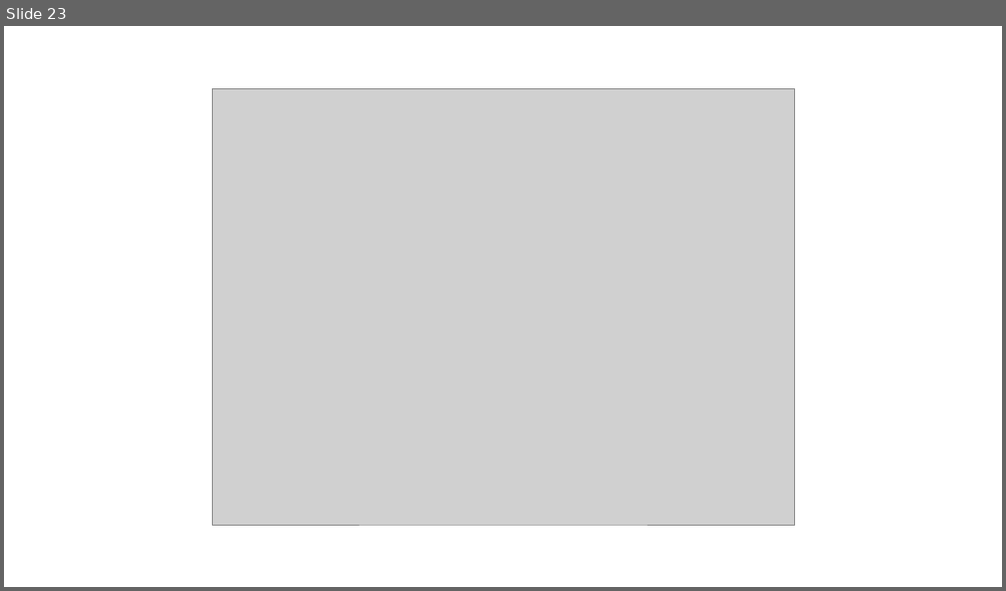
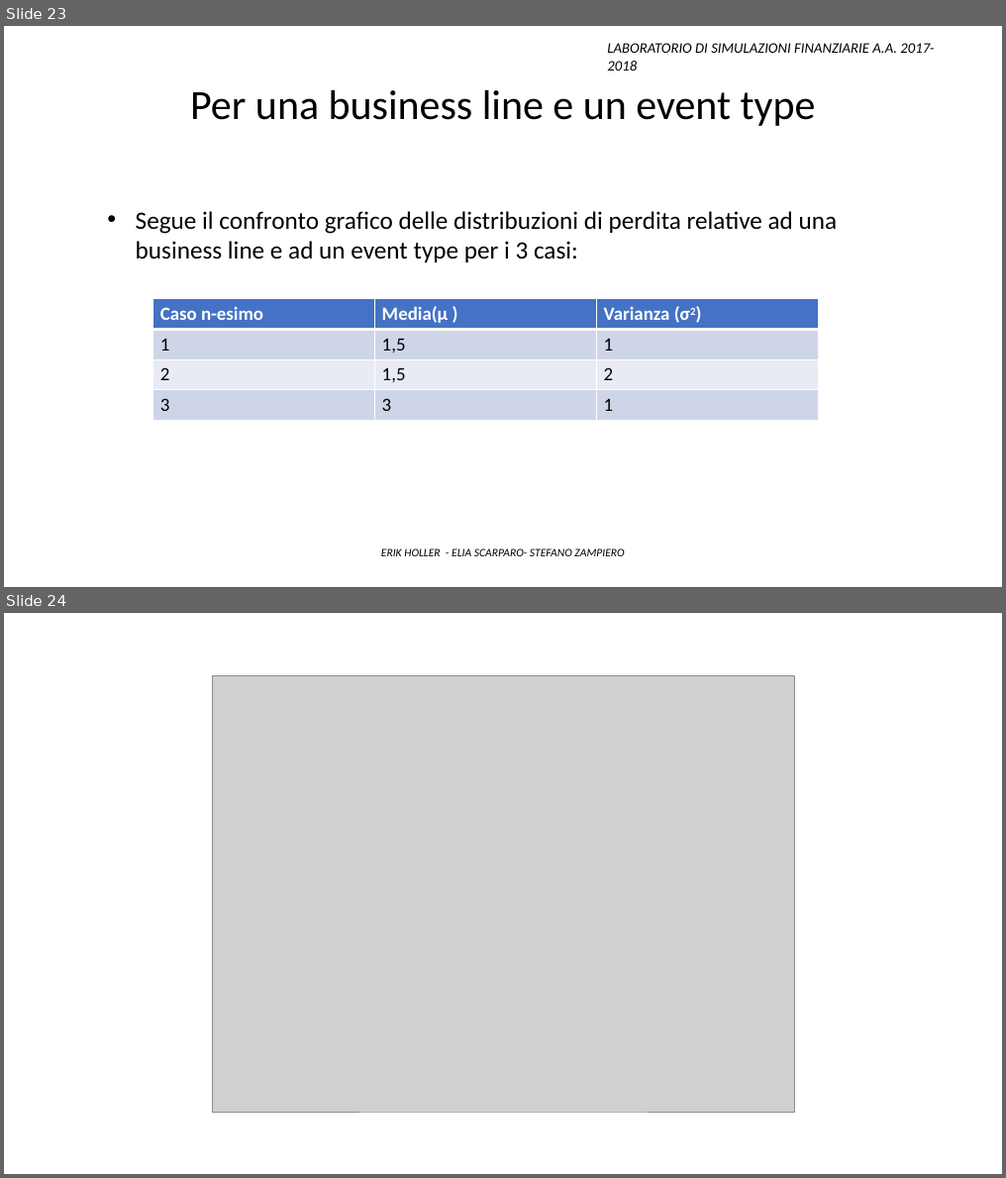
Before and after one commit to Stegirsanov/Laboratorio-di-simulazioni-finanziarie-project, a slide deck: Presentazione_finale.pptx. Shown one above the other, each under a label of ours: slide 23 before the commit, slides 23 and 24 after it. The pictures are 1006x591 and 1006x1178 pixels, drawn with LibreOffice and Linux fonts; fonts in the diff are those of the drawing; grey boxes stand for pictures. Boxes give left, top, right and bottom in pixels: in the first picture for what was removed or moved away, otherwise in the second. Text is boxed around its words. In the diff, an @@ line names an element or a change of style, - is before the commit and + after.

```diff
--- a/Presentazione_finale.pptx
+++ b/Presentazione_finale.pptx
@@ slide 23 added at (4,26,1002,587), background #FFFFFF @@
@@ text added at (607,43,934,71), 14 pt, text #000000, italic @@
+LABORATORIO DI SIMULAZIONI FINANZIARIE A.A. 2017-2018
@@ text added at (190,90,816,126), 40 pt, text #000000 @@
+Per una business line e un event type
@@ text added at (136,211,838,263), 24 pt, text #000000 @@
+• Segue il confronto grafico delle distribuzioni di perdita relative ad una business line e ad un event type per i 3 casi:
@@ table added at (152,299,818,421), 4 rows, 3 columns @@
+Caso n-esimo | Media(μ ) | Varianza (σ2)
+1 | 1,5 | 1
+2 | 1,5 | 2
+3 | 3 | 1
@@ text added at (381,549,624,557), 11 pt, text #000000, italic @@
+ERIK HOLLER - ELIA SCARPARO- STEFANO ZAMPIERO
@@ what was slide 23 is now slide 24 @@
```
Also in this commit, not shown: 16 slides changed, 5 other slides added, 2 slides removed, 3 other files.
